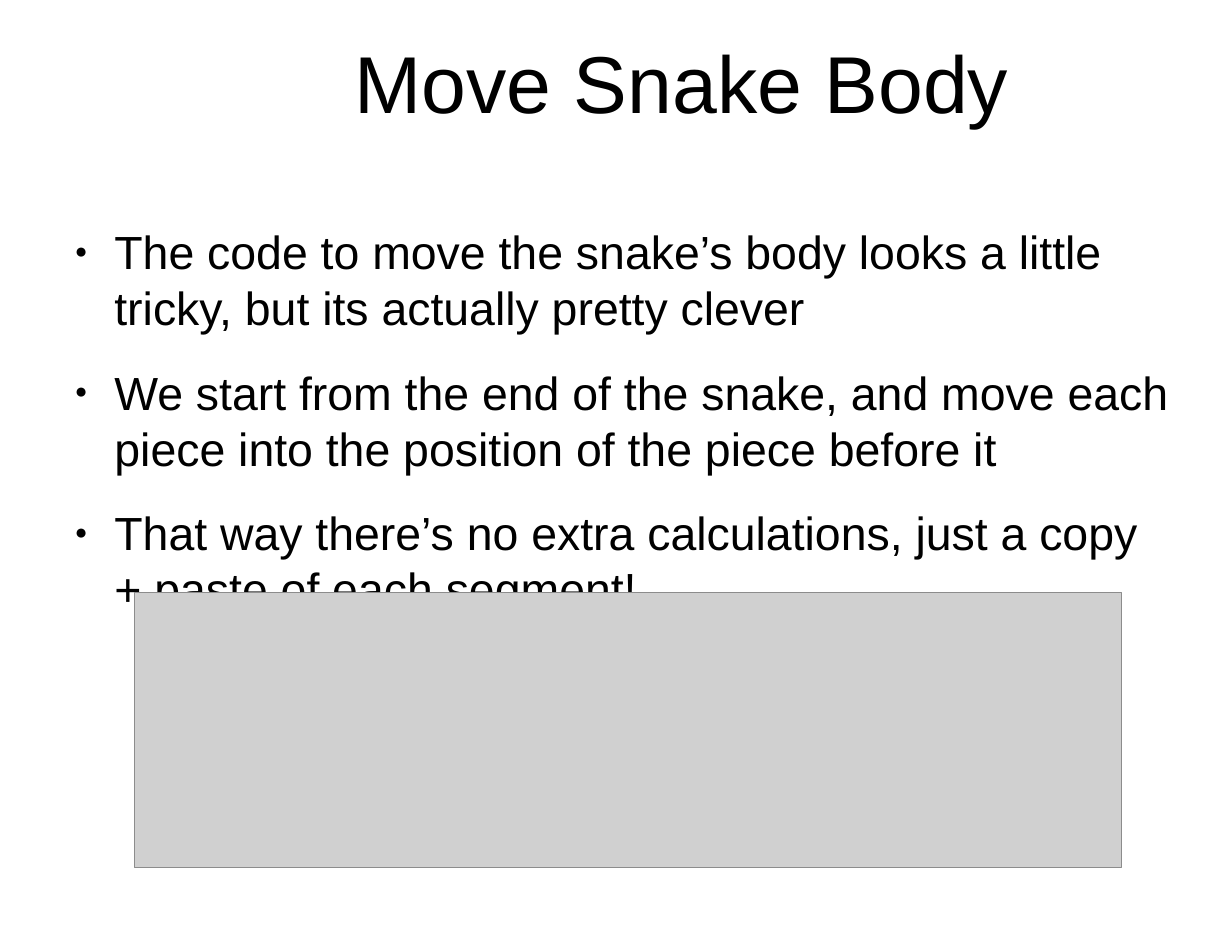
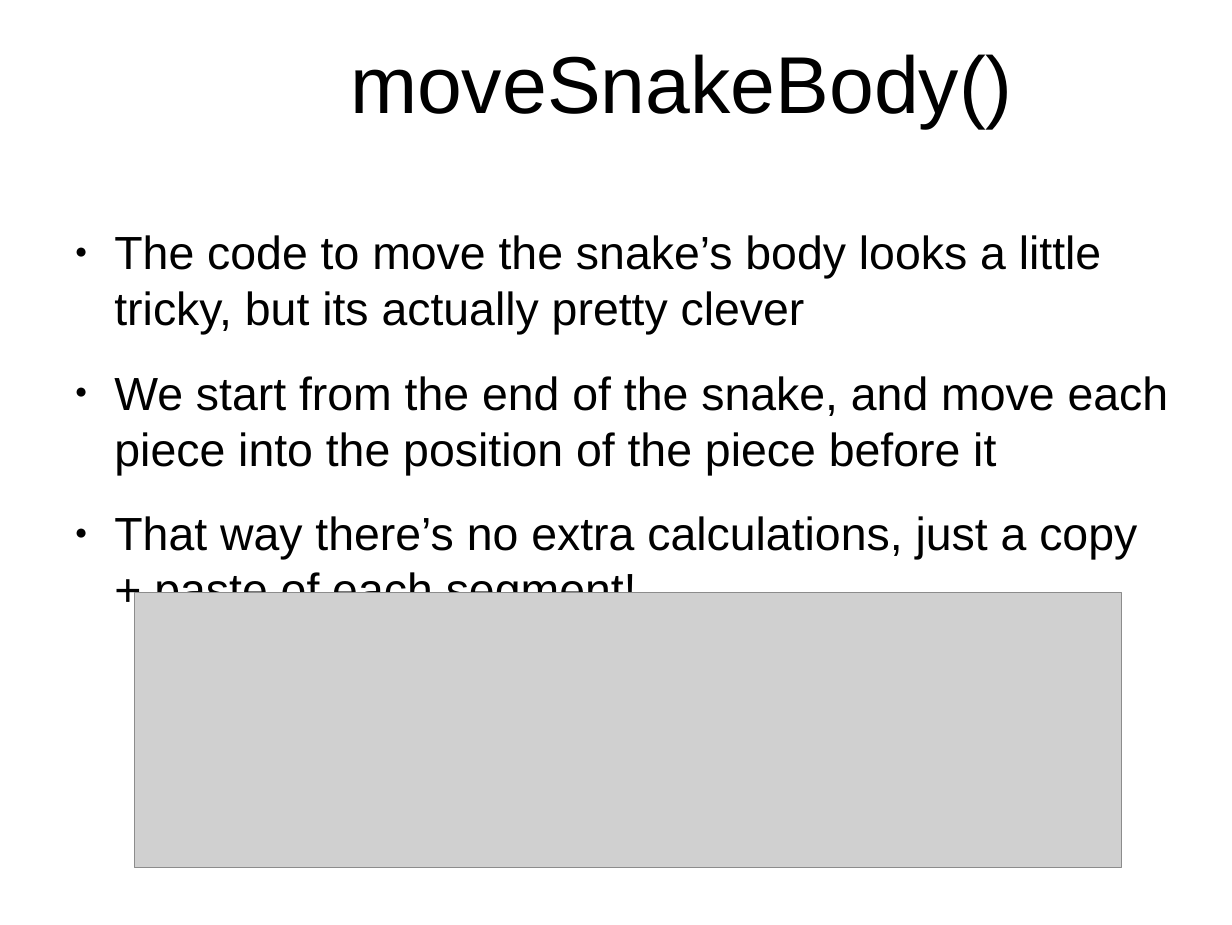
Before and after one commit to originalgrego/Slithers, a slide deck: slide 22 of Slithers - Explorathon 2018.odp (slide 19 before the commit). Drawn at 1232x925 pixels with LibreOffice and Linux fonts; fonts in the diff are those of the drawing; grey boxes stand for pictures; background and template pictures are left out. Boxes give left, top, right and bottom in pixels: in the first picture for what was removed or moved away, otherwise in the second. Text is boxed around its words. In the diff, an @@ line names an element or a change of style, - is before the commit and + after.

```diff
--- a/Slithers - Explorathon 2018.odp
+++ b/Slithers - Explorathon 2018.odp
@@ title at bbox=[350, 54, 1013, 128]: text changed @@
-Move Snake Body
+moveSnakeBody()
```
Also in this commit, not shown: 11 other slides changed, 7 slides added, 1 slide removed, 6 other files.
